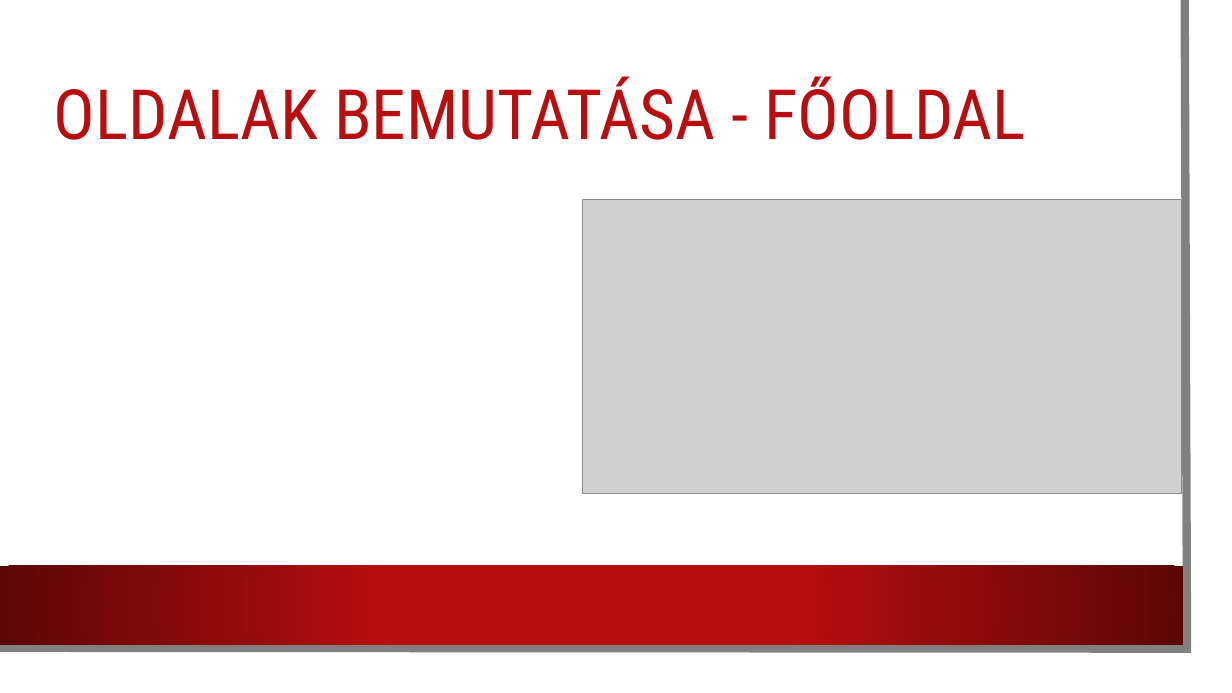
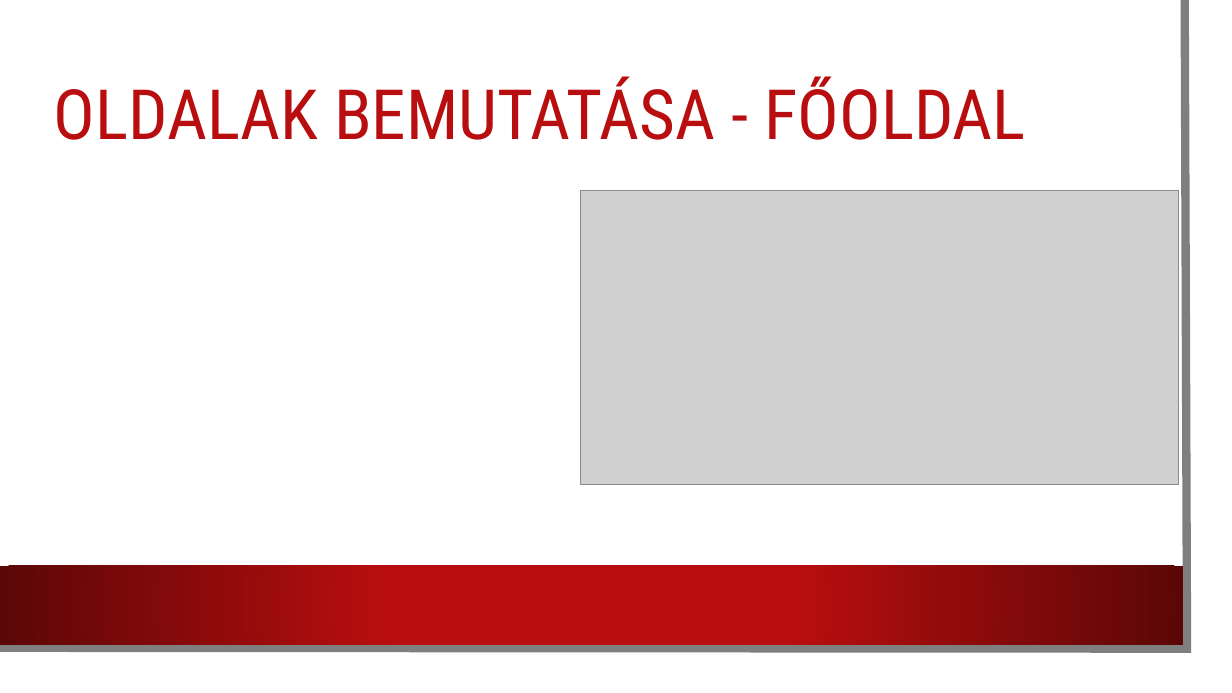
Before and after one commit to Kristof486/WebProjekt2026, a slide deck: slide 3 of Autókereskedés webproject.pptx. Drawn at 1232x693 pixels with LibreOffice and Linux fonts; fonts in the diff are those of the drawing; grey boxes stand for pictures; background and template pictures are left out. Boxes give left, top, right and bottom in pixels: in the first picture for what was removed or moved away, otherwise in the second. Text is boxed around its words. In the diff, an @@ line names an element or a change of style, - is before the commit and + after.

Commit message:
09-27
 A főoldal még kell

```diff
--- a/Autókereskedés webproject.pptx
+++ b/Autókereskedés webproject.pptx
@@ freeform shape at (0, 0, 1188, 649): outline #808080 6.5 pt to #7F7F7F 6.5 pt @@
@@ rectangle removed at (0, 0, 1211, 672) @@
@@ picture: place and size @@
-picture at (583, 200, 1182, 494)
+picture at (580, 190, 1179, 484)
```
Also in this commit, not shown: 2 other slides changed, 5 slides added, 4 slides removed.
